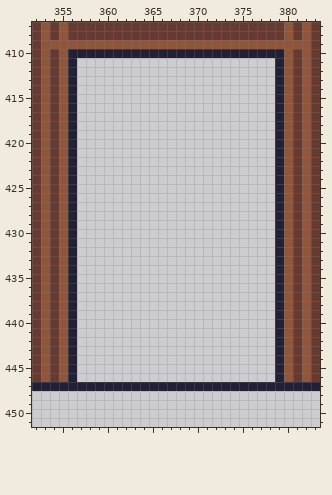
Pixel-art file, stored at objects/WIP/13/Victorian/VictorianWallConsolidation.aseprite. Above: the version before the commit.
1056x608 pixels, 1 frame. Shown: x 352..383, y 407..451. The commit also changed other parts of the picture, which this record leaves out.
After the commit:
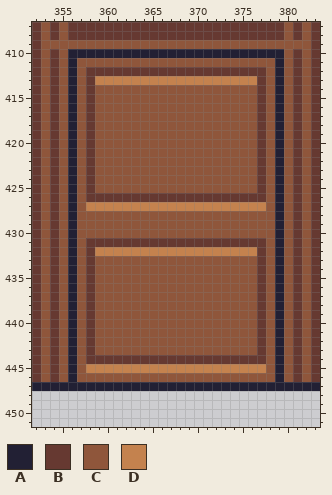
Palette (. is transparent): A #222034  B #663931  C #8f563b  D #c4824e
Difference:
The edit adds colour B in row 412 at x 358 to 377; in rows 413 to 425 at x 358 and 377; in row 426 at x 358 to 377; in row 431 at x 358 to 377; in rows 432 to 443 at x 358 and 377; in row 444 at x 358 to 377.
The edit adds colour C in row 411 at x 357 to 378; in rows 412 to 413 at x 357 and 378; in rows 414 to 425 at x 357, 359 to 376 and 378; in rows 426 to 427 at x 357 and 378; in rows 428 to 430 at x 357 to 378; in rows 431 to 432 at x 357 and 378.
The edit adds colour C in rows 433 to 443 at x 357, 359 to 376 and 378; in rows 444 to 445 at x 357 and 378; in row 446 at x 357 to 378.
The edit adds colour D in row 413 at x 359 to 376; in row 427 at x 358 to 377; in row 432 at x 359 to 376; in row 445 at x 358 to 377.
Boxes around the changes in both pictures, in picture pixels (x1, y1, x2, y2):
added: (77, 58, 275, 382)
